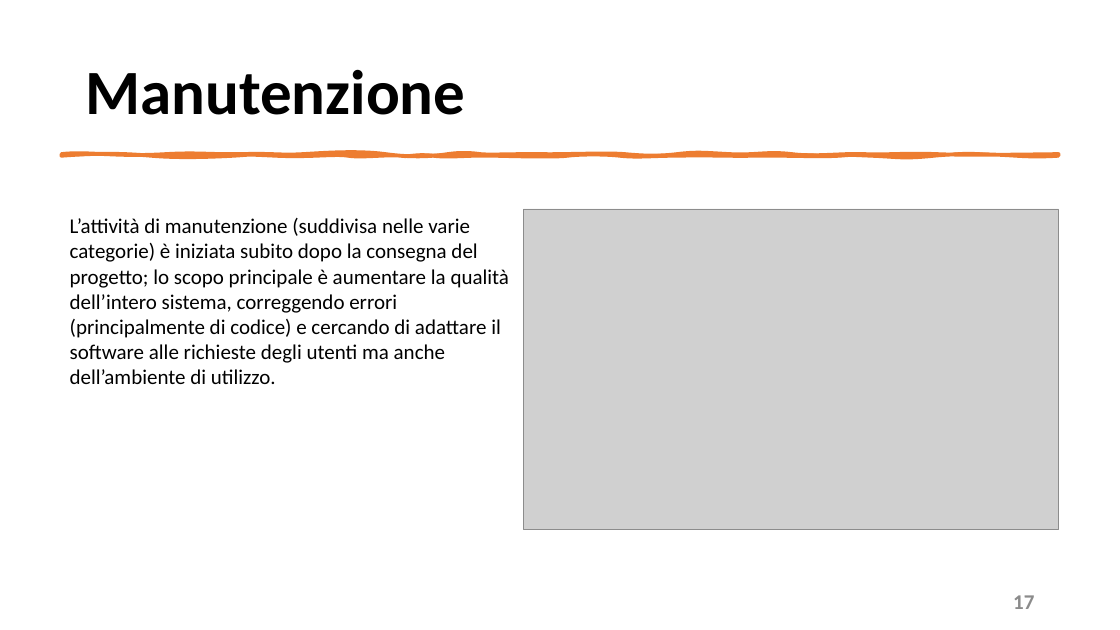
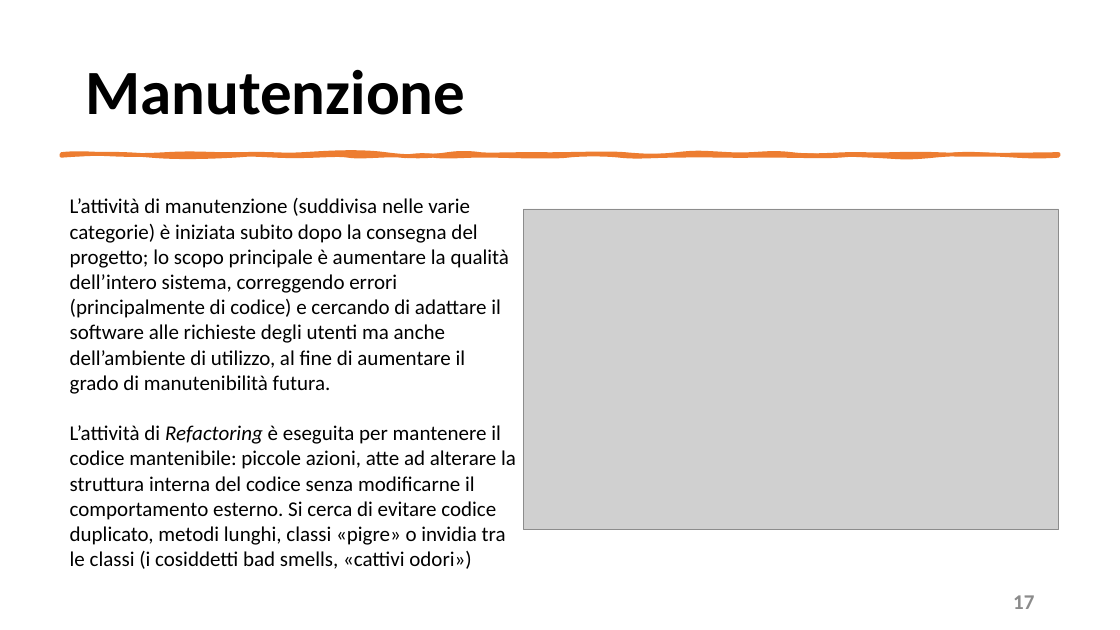
Before and after one commit to mangilimatteo/Progetto_Ingegneria_Software_Cattaneo_Mangili_Saini, a slide deck: slide 17 of Presentazione/Presentazione_Progetto.pptx. Drawn at 1120x630 pixels with LibreOffice and Linux fonts; fonts in the diff are those of the drawing; grey boxes stand for pictures. Boxes give left, top, right and bottom in pixels: in the first picture for what was removed or moved away, otherwise in the second. Text is boxed around its words. In the diff, an @@ line names an element or a change of style, - is before the commit and + after.

Commit message:
Update Presentazione Progetto
Correzione errori e battitura

```diff
--- a/Presentazione/Presentazione_Progetto.pptx
+++ b/Presentazione/Presentazione_Progetto.pptx
@@ text at [70, 198, 516, 569]: text changed @@
-L’attività di manutenzione (suddivisa nelle varie categorie) è iniziata subito dopo la consegna del progetto; lo scopo principale è aumentare la qualità dell’intero sistema, correggendo errori (principalmente di codice) e cercando di adattare il software alle richieste degli utenti ma anche dell’ambiente di utilizzo.
+L’attività di manutenzione (suddivisa nelle varie categorie) è iniziata subito dopo la consegna del progetto; lo scopo principale è aumentare la qualità dell’intero sistema, correggendo errori (principalmente di codice) e cercando di adattare il software alle richieste degli utenti ma anche dell’ambiente di utilizzo, al fine di aumentare il grado di manutenibilità futura.
+L’attività di Refactoring è eseguita per mantenere il codice mantenibile: piccole azioni, atte ad alterare la struttura interna del codice senza modificarne il comportamento esterno. Si cerca di evitare codice duplicato, metodi lunghi, classi «pigre» o invidia tra le classi (i cosiddetti bad smells, «cattivi odori»)
```
Also in this commit, not shown: 7 other slides changed.
